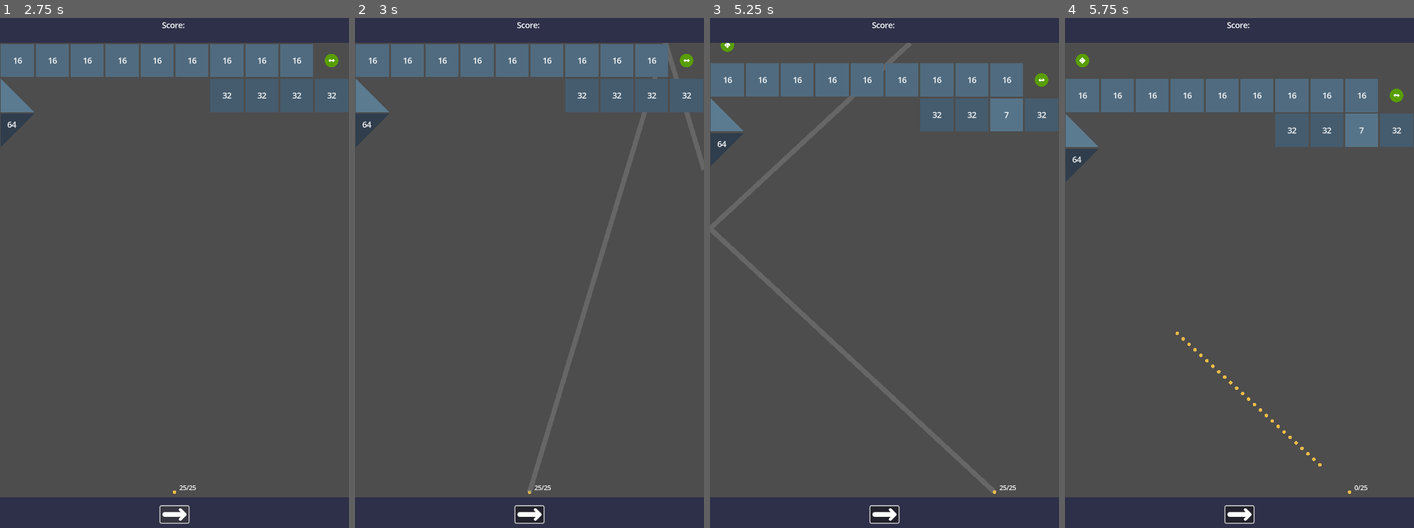
Above: before the commit, frames 1-4 (left to right).
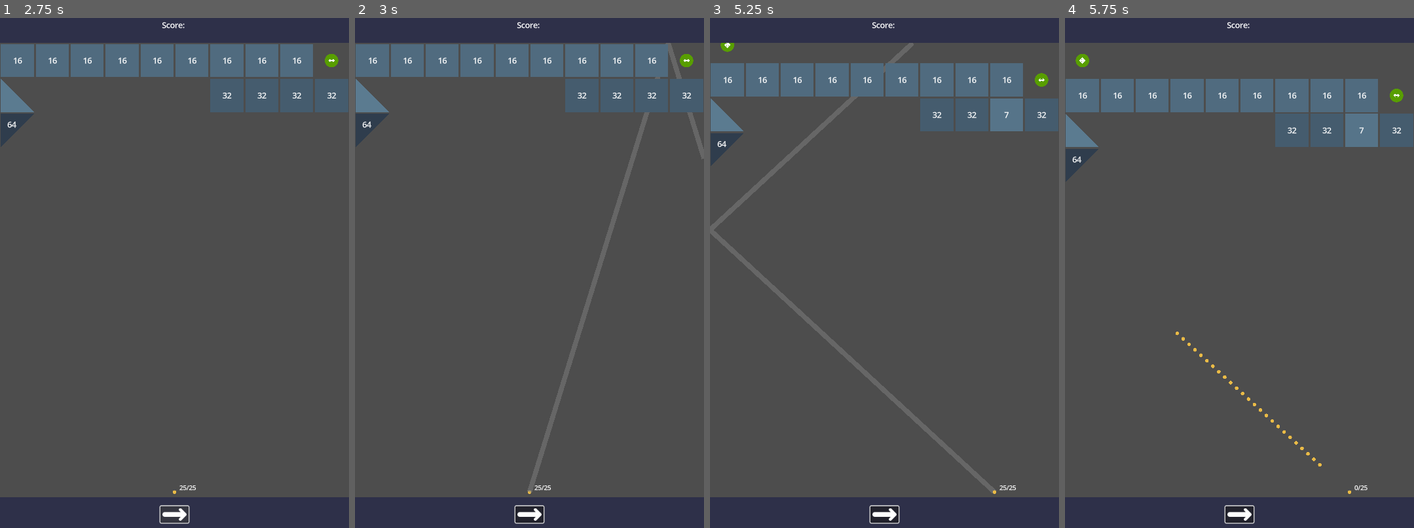
Above: after the commit, the same moments.

Repository: MichalHrbek/wallsnballs
Game: Godot game, scene res://scenes/main.tscn
Same seed, same stepped clock (60 frames per second), same inputs: the game is played once before the commit and once after it.
Inputs (mouse positions are in pixels of both pictures, inside the frame that each line leads up to):
- Up to frame 1 (2.75 s): click (174, 512) at 0.5 s; click (174, 512) at 1.25 s; click (174, 512) at 2 s
- Up to frame 2 (3 s): tap Enter at 2.75 s; move the mouse to (606, 242) at 2.77 s; click (606, 242) at 2.92 s
- Up to frame 3 (5.25 s): move the mouse to (814, 298) at 3.52 s; click (814, 298) at 3.67 s; move the mouse to (919, 155) at 4.27 s; click (919, 155) at 4.42 s; tap Space at 5 s; move the mouse to (867, 375) at 5.02 s; click (867, 375) at 5.17 s
- Up to frame 4 (5.75 s): no input

Frame 1 is identical in both runs. In frame 2, 0.8% of the frame differs, in the area x 49-100%, y 4-92%; in frame 3, 0.5%; in frame 4, nothing differs.

Commit message:
More accurate aim hint

Diff:
--- a/scripts/balls/ball_spawner.gd
+++ b/scripts/balls/ball_spawner.gd
@@ -17,7 +17,7 @@
 
 func _ray(origin: Vector2, dir: Vector2, exclude: Array[RID]=[]) -> Dictionary:
 	var space_state = get_world_2d().direct_space_state
-	var query = PhysicsRayQueryParameters2D.create(origin, to_global(dir*99999), 0b100, exclude)
+	var query = PhysicsRayQueryParameters2D.create(origin, to_global(dir*999999), 0b100, exclude)
 	var result = space_state.intersect_ray(query)
 	return result
 
